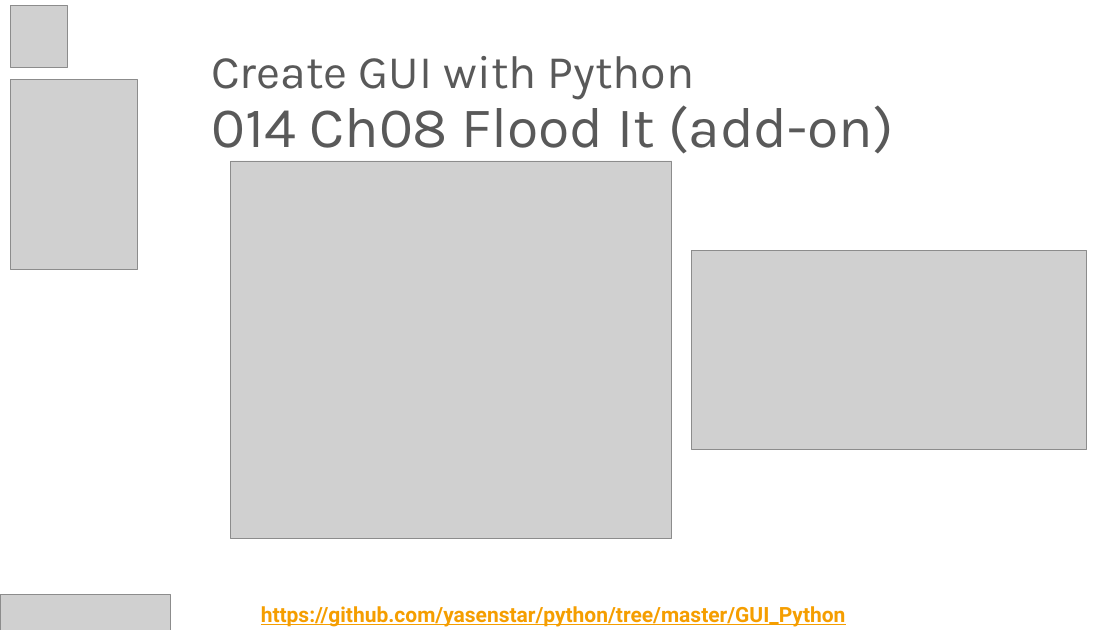
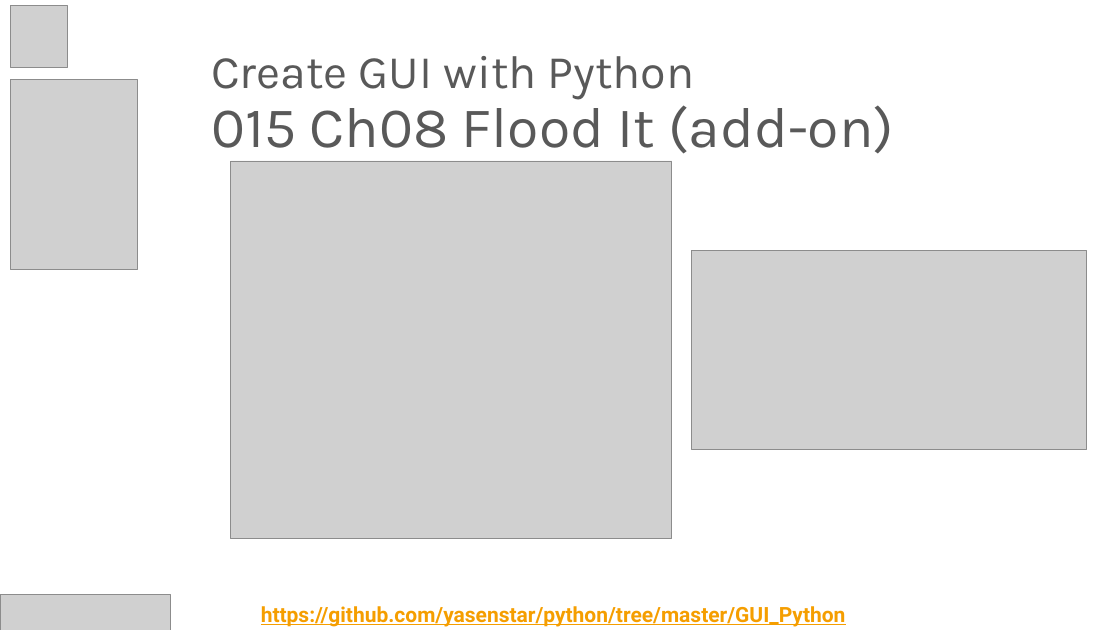
Before and after one commit to yasenstar/python, a slide deck: slide 15 of GUI_Python/Create_GUI_with_Python.pptx. Drawn at 1120x630 pixels with LibreOffice and Linux fonts; fonts in the diff are those of the drawing; grey boxes stand for pictures; background and template pictures are left out. Boxes give left, top, right and bottom in pixels: in the first picture for what was removed or moved away, otherwise in the second. Text is boxed around its words. In the diff, an @@ line names an element or a change of style, - is before the commit and + after.

```diff
--- a/GUI_Python/Create_GUI_with_Python.pptx
+++ b/GUI_Python/Create_GUI_with_Python.pptx
@@ title at (211, 56, 894, 162): text changed @@
-Create GUI with Python
-014 Ch08 Flood It (add-on)
+Create GUI with Python
+015 Ch08 Flood It (add-on)
```
Also in this commit, not shown: 1 slide added, 3 other files.
